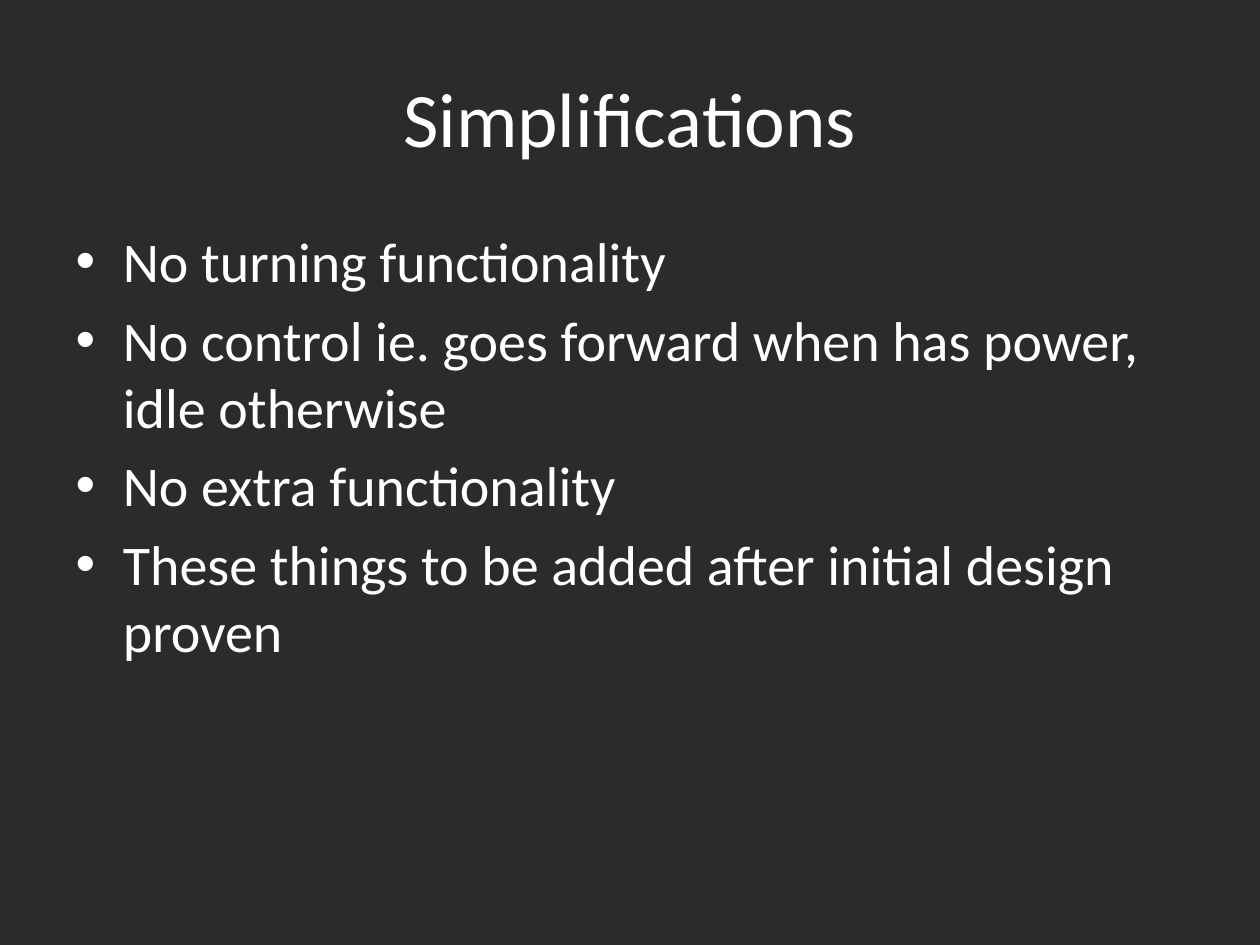
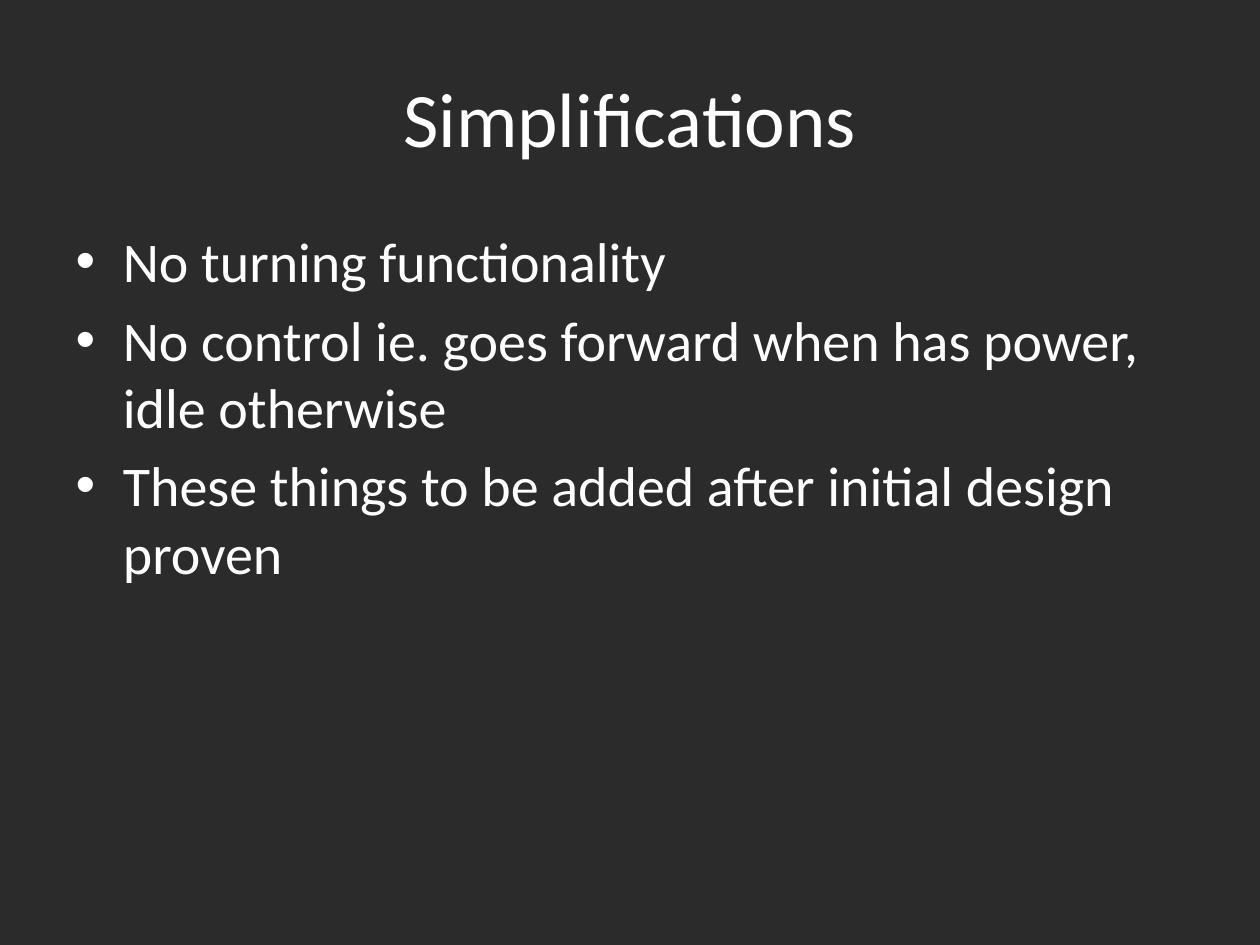
Before and after one commit to mickeyboss123/enel427, a slide deck: slide 7 of Powerpoint for Orals.pptx. Drawn at 1260x945 pixels with LibreOffice and Linux fonts; fonts in the diff are those of the drawing; background and template pictures are left out; a plain dark background stands for a picture behind light text. Boxes give left, top, right and bottom in pixels: in the first picture for what was removed or moved away, otherwise in the second. Text is boxed around its words. In the diff, an @@ line names an element or a change of style, - is before the commit and + after.

```diff
--- a/Powerpoint for Orals.pptx
+++ b/Powerpoint for Orals.pptx
@@ text at box(123, 467, 615, 515): paragraph removed @@
-• No extra functionality
```
Also in this commit, not shown: 6 other slides changed, 1 slide removed.
